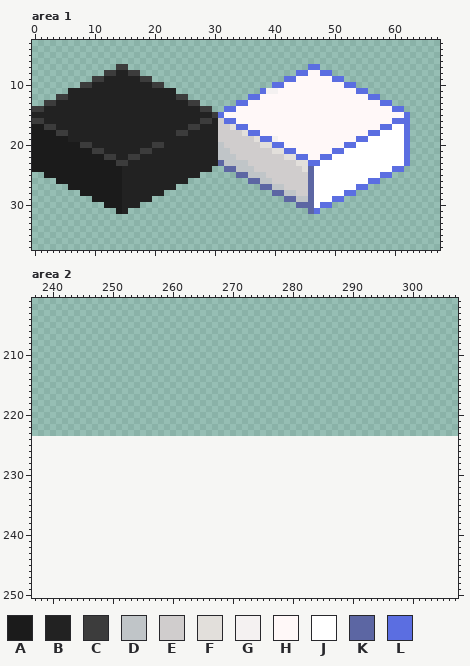
Two states of a pixel-art file, electricoon/Graphics/tiles.aseprite. Above is the file before it was changed.
512x224 pixels, 1 frame. Colours within 5 levels of each other are drawn and written as one. Shown: area 1: x 0..67, y 3..37; area 2: x 237..307, y 201..250. The old version is drawn lined up with the new one, on the new canvas.
Visible layers, top first: "Layer 2", "Layer 1".
Palette (. is transparent): A #1b1b1b  B #222222  C #3c3c3c  D #c0c5c8  E #d0cdcd  F #e2dfdb  G #f4f1f1  H #fff8f8  J #ffffff  K #5c66a3  L #5b6ee1
Pixels before, area 1, first column x 0:
 7 ..............CC..............................LL...............
 8 ............CCBBCC..........................LLHHLL.............
 9 ..........CCBBBBBBCC......................LLHHHHHHLL...........
10 ........CCBBBBBBBBBBCC..................LLHHHHHHHHHHLL.........
11 ......BBBBBBBBBBBBBBBBBB..............LGGHHHHHHHHHHHHHLL.......
12 ....CCBBBBBBBBBBBBBBBBBBCC..........LLHHHHHHHHHHHHHHHHHHLL.....
13 ..CCBBBBBBBBBBBBBBBBBBBBBBCC......LLHHHHHHHHHHHHHHHHHHHHHHLL...
14 CCBBBBBBBBBBBBBBBBBBBBBBBBBBCC..LLHHHHHHHHHHHHHHHHHHHHHHHHHHLL.
15 BBBBBBBBBBBBBBBBBBBBBBBBBBBBBBCLHHHHHHHHHHHHHHHHHHHHHHHHHHHHHHL
16 CCBBBBBBBBBBBBBBBBBBBBBBBBBBCCBELLHHHHHHHHHHHHHHHHHHHHHHHHHHLLL
17 AACCBBBBBBBBBBBBBBBBBBBBBBCCBBBEEFLLHHHHHHHHHHHHHHHHHHHHHHLLJJL
18 AAAACCBBBBBBBBBBBBBBBBBBCCBBBBBEEEEFLLHHHHHHHHHHHHHHHHHHLLJJJJL
19 AAAAAABBBBBBBBBBBBBBBBBBBBBBBBBEEEEEEFLLGHHHHHHHHHHHHHLLJJJJJJL
20 AAAAAAAACCBBBBBBBBBBCCBBBBBBBBBDEEEEEEFFLLHHHHHHHHHHLLJJJJJJJJL
21 AAAAAAAAAACCBBBBBBCCBBBBBBBBBBBDDEEEEEEEFFLLHHHHHHLLJJJJJJJJJJL
22 AAAAAAAAAAAACCBBCCBBBBBBBBBBBBBDDDEEEEEEEEFFLLHHLLJJJJJJJJJJJJL
23 AAAAAAAAAAAAAACCBBBBBBBBBBBBBBBKDDDDEEEEEEEEFFLLJJJJJJJJJJJJJJL
24 AAAAAAAAAAAAAAABBBBBBBBBBBBBBB..KKDDDEEEEEEEEFKJJJJJJJJJJJJJLL.
25 ..AAAAAAAAAAAAABBBBBBBBBBBBB......KKDDDEEEEEEEKJJJJJJJJJJJLL...
26 ....AAAAAAAAAAABBBBBBBBBBB..........KKDDEEEEEEKJJJJJJJJJLL.....
27 ......AAAAAAAAABBBBBBBBB..............KKDDEEEEKJJJJJJJLL.......
28 ........AAAAAAABBBBBBB..................KKDDEEKJJJJJLL.........
29 ..........AAAAABBBBB......................KKDDKJJJLL...........
30 ............AAABBB..........................KKKJLL.............
31 ..............AB..............................KL...............
Pixels before, area 2 (only the part around the change), first column x 237:
201 .......................................................................
202 .......................................................................
203 .......................................................................
204 .......................................................................
205 .......................................................................
206 .......................................................................
207 .......................................................................
208 .......................................................................
209 .......................................................................
210 .......................................................................
211 .......................................................................
212 .......................................................................
213 .......................................................................
214 .......................................................................
215 .......................................................................
216 .......................................................................
217 .......................................................................
218 .......................................................................
219 .......................................................................
220 .......................................................................
221 .......................................................................
222 .......................................................................
223 .......................................................................
224 .......................................................................
225 .......................................................................
226 .......................................................................
227 .......................................................................
228 .......................................................................
229 .......................................................................
230 .......................................................................
231 .......................................................................
232 .......................................................................
233 .......................................................................
234 .......................................................................
235 .......................................................................
236 .......................................................................
237 .......................................................................
238 .......................................................................
239 .......................................................................
240 .......................................................................
241 .......................................................................
242 .......................................................................
243 .......................................................................
244 .......................................................................
245 .......................................................................
246 .......................................................................
247 .......................................................................
New version:
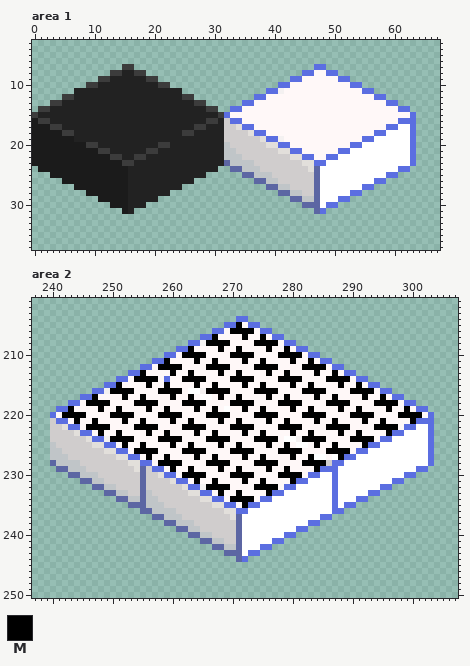
Colours new in this view: M #000000
Edits made:
canvas 512x224 -> 512x256
Changed rows in their new state; - is an unchanged pixel.
Area 1:
first column x 0:
 7 --------------.-C-----------------------------.-L---------------
 8 ------------.-C-B-C-------------------------.-L-H-L-------------
 9 ----------.-C-----B-C---------------------.-L-----H-L-----------
10 --------.-C---------B-C-----------------.-L---------H-L---------
11 ------.-----------------B-------------.LLG------------H-L-------
12 ----.-C-----------------B-C---------.-L-----------------H-L-----
13 --.-C---------------------B-C-----.-L---------------------H-L---
14 .-C-------------------------B-C-.-L-------------------------H-L-
15 C-----------------------------BCL-----------------------------HL
16 A-C-------------------------B-CBE-L-------------------------H--L
17 --A-C---------------------B-C--B-EF-L---------------------H-L-JL
18 ----A-C-----------------B-C----B---EF-L-----------------H-L---JL
19 ------A------------------------B-----EF-LG------------H-L-----JL
20 --------A-C---------B-C--------BD-----E-F-L---------H-L-------JL
21 ----------A-C-----B-C----------B-D------E-F-L-----H-L---------JL
22 ------------A-C-B-C------------B--D-------E-F-L-H-L-----------JL
23 --------------A-C--------------BK---D-------E-F-L-------------JL
24 .--------------A--------------B-.-K--D-------EFK------------J-L-
25 --.------------A------------B-----.-K--D------EK----------J-L---
26 ----.----------A----------B---------.-K-D-----EK--------J-L-----
27 ------.--------A--------B-------------.-K-D---EK------J-L-------
28 --------.------A------B-----------------.-K-D-EK----J-L---------
29 ----------.----A----B---------------------.-K-DK--J-L-----------
30 ------------.--A--B-------------------------.--KJ-L-------------
31 --------------.AB-----------------------------.KL---------------
Area 2:
first column x 240:
204 -------------------------------LL-------------------------------
205 -----------------------------LLMHLL-----------------------------
206 ---------------------------LLHMMMMHLL---------------------------
207 -------------------------LLMHHHHMHHMHLL-------------------------
208 -----------------------LLGMMMMHHHHMMMMHLL-----------------------
209 ---------------------LLMHHHHMHHMHHHHMHHMHLL---------------------
210 -------------------LLHMMMMHHHHMMMMHHHHMMMMHLL-------------------
211 -----------------LLMHHHHMHHMHHHHMHHMHHHHMHHMHLL-----------------
212 ---------------LLHMMMMHHHHMMMMHHHHMMMMHHHHMMMMHLL---------------
213 -------------LLMHHHHMHHMHHHHMHHMHHHHMHHMHHHHMHHMHLL-------------
214 -----------LLHMMMMHLHHMMMMHHHHMMMMHHHHMMMMHHHHMMMMHLL-----------
215 ---------LLMHHHHMHHMHHHHMHHMHHHHMHHMHHHHMHHMHHHHMHHMHLL---------
216 -------LLGMMMMHHHHMMMMHJJGMMMMHHHHMMMMHHHHMMMMHHHHMMMMHLL-------
217 -----LLMHHHHMHHMHHHHMHHMHJJHMHHMHHHHMHHMHHHHMHHMHHHHMHHMHLL-----
218 ---LLHMMMMHHHHMMMMHHHHMMMMHHHHMMMMHHHHMMMMHHHHMMMMHHHHMMMMHLL---
219 -LLMHHHHMHHMHHHHMHHMHHHHMHHMHJHHMHHMHHHHMHHMHHHHMHHMHHHHMHHMHLL-
220 LHMMMMHHHHMMMMHHHHMMMMHHHHMMMMHHHHMMMMHHHHMMMMHHHHMMMMHHHHMMMMHL
221 ELLHMHHMHHHHMHHMHHHHMHHMHHHHMHHMHHHHMHHMHHHHMHHMHHHHMHHMHHHHMLLL
222 EEFLLHMMMMHHHHMMMMHHHHMMMMHHHHMMMMHHHHMMMMHHHHMMMMHHHHMMMMHLLJJL
223 EEEEFLLHMHHMHHHHMHHMHHHHMHHMHHHHMHHMHHHHMHHMHHHHMHHMHHHHMLLJJJJL
224 EEEEEEFLLGMMMMHHHHMMMMHHHHMMMMHHHHMMMMHJJGMMMMHHHHMMMMHLLJJJJJJL
225 DEEEEEEFFLLHMHHMHHHHMHHMHHHHMHHMHHHHMHHMHJJHMHHMHHHHMLLJJJJJJJJL
226 DDEEEEEEEFFLLHMMMMHHHHMMMMHHHHMMMMHHHHMMMMHHHHMMMMHLLJJJJJJJJJJL
227 DDDEEEEEEEEFFLLHMHHMHHHHMHHMHHHHMHHMHHHHMHHMJJHJMLLJJJJJJJJJJJJL
228 KDDDDEEEEEEEEFFLLHMMMMHHHHMMMMHHHHMMMMHHHHMMMMELLJJJJJJJJJJJJJJL
229 -KKDDDEEEEEEEEFKELLHMHHMHHHHMHHMHHHHMHHMHHHHMLLLJJJJJJJJJJJJJLL-
230 ---KKDDDEEEEEEEKEEFLLHMMMMHHHHMMMMHHHHMMMMHLLJJLJJJJJJJJJJJLL---
231 -----KKDDEEEEEEKEEEEFLLHMHHMHHHHMHHMHHHHMLLJJJJLJJJJJJJJJLL-----
232 -------KKDDEEEEKEEEEEEFLLGMMMMHHHHMMMMHLLJJJJJJLJJJJJJJLL-------
233 ---------KKDDEEKDEEEEEEFFLLHMHHMHHHHMLLJJJJJJJJLJJJJJLL---------
234 -----------KKDDKDDEEEEEEEFFLLHMMMMHLLJJJJJJJJJJLJJJLL-----------
235 -------------KKKDDDEEEEEEEEFFLLHMLLJJJJJJJJJJJJLJLL-------------
236 ---------------KKDDDDEEEEEEEEFFLLJJJJJJJJJJJJJJLL---------------
237 -----------------KKDDDEEEEEEEEFKJJJJJJJJJJJJJLL-----------------
238 -------------------KKDDDEEEEEEEKJJJJJJJJJJJLL-------------------
239 ---------------------KKDDEEEEEEKJJJJJJJJJLL---------------------
240 -----------------------KKDDEEEEKJJJJJJJLL-----------------------
241 -------------------------KKDDEEKJJJJJLL-------------------------
242 ---------------------------KKDDKJJJLL---------------------------
243 -----------------------------KKKJLL-----------------------------
244 -------------------------------KL-------------------------------
